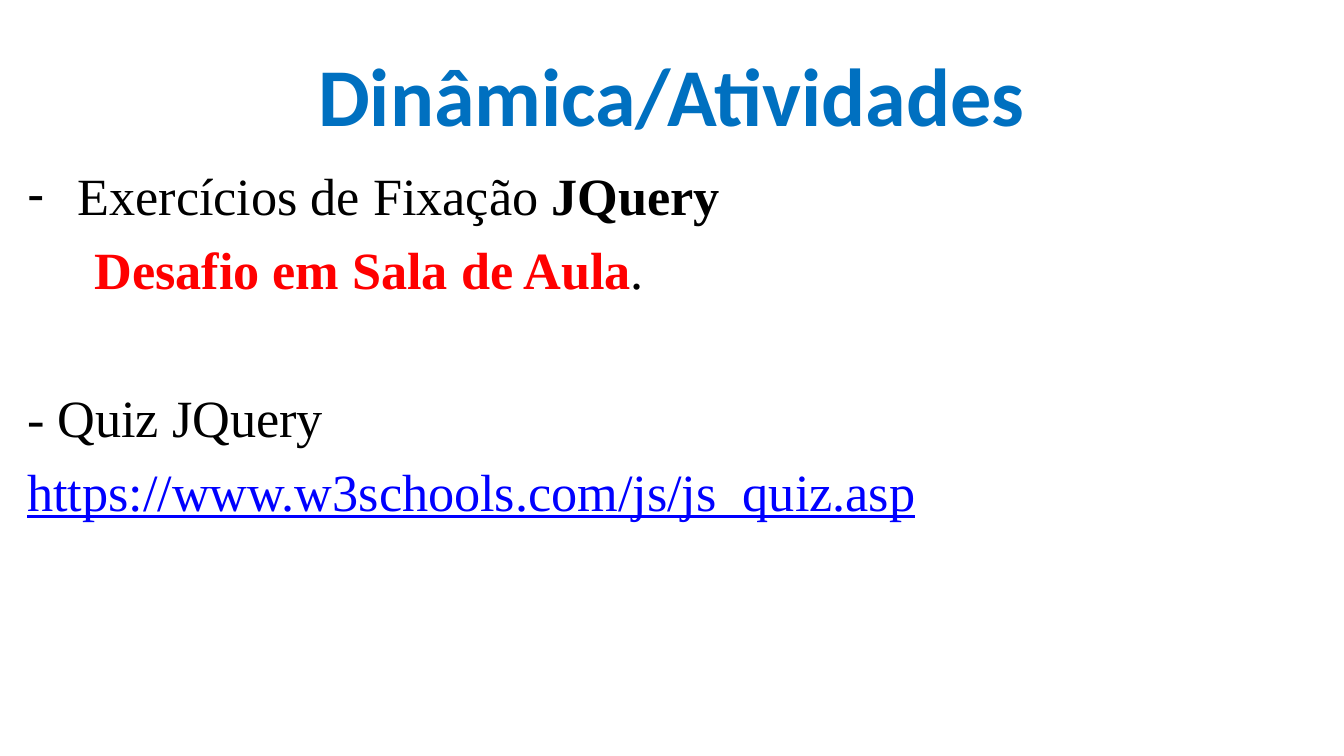
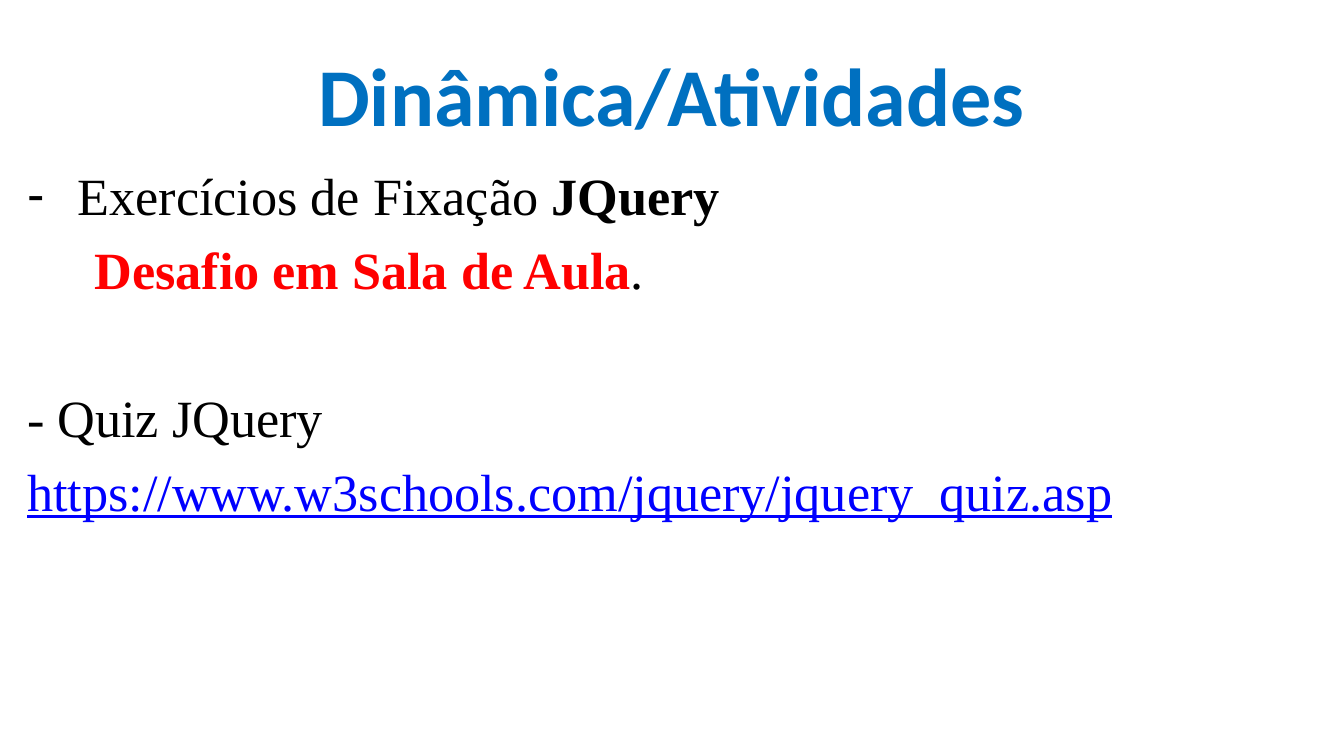
Before and after one commit to CloudEducationBrazil/WydenDesenvolvimentoWebPHP, a slide deck: slide 15 of 01 Classes/Aula 11 Desenvolvimento Web PHP - JQuery.pptx (slide 14 before the commit). Drawn at 1344x756 pixels with LibreOffice and Linux fonts; fonts in the diff are those of the drawing; background and template pictures are left out. Boxes give left, top, right and bottom in pixels: in the first picture for what was removed or moved away, otherwise in the second. Text is boxed around its words. In the diff, an @@ line names an element or a change of style, - is before the commit and + after.

```diff
--- a/01 Classes/Aula 11 Desenvolvimento Web PHP - JQuery.pptx
+++ b/01 Classes/Aula 11 Desenvolvimento Web PHP - JQuery.pptx
@@ text at bbox=[27, 474, 1112, 522]: text changed @@
-https://www.w3schools.com/js/js_quiz.asp
+https://www.w3schools.com/jquery/jquery_quiz.asp
```
Also in this commit, not shown: 4 other slides changed, 1 slide added, 2 other files.
